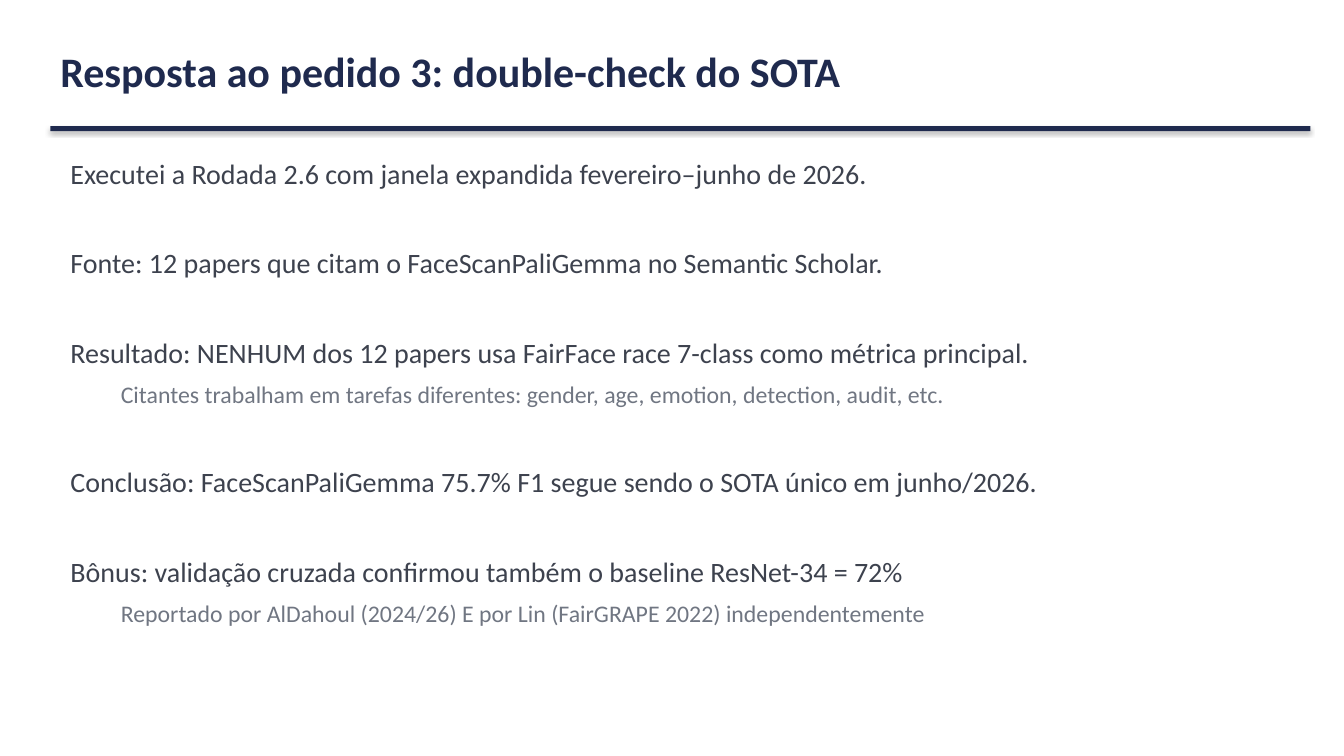
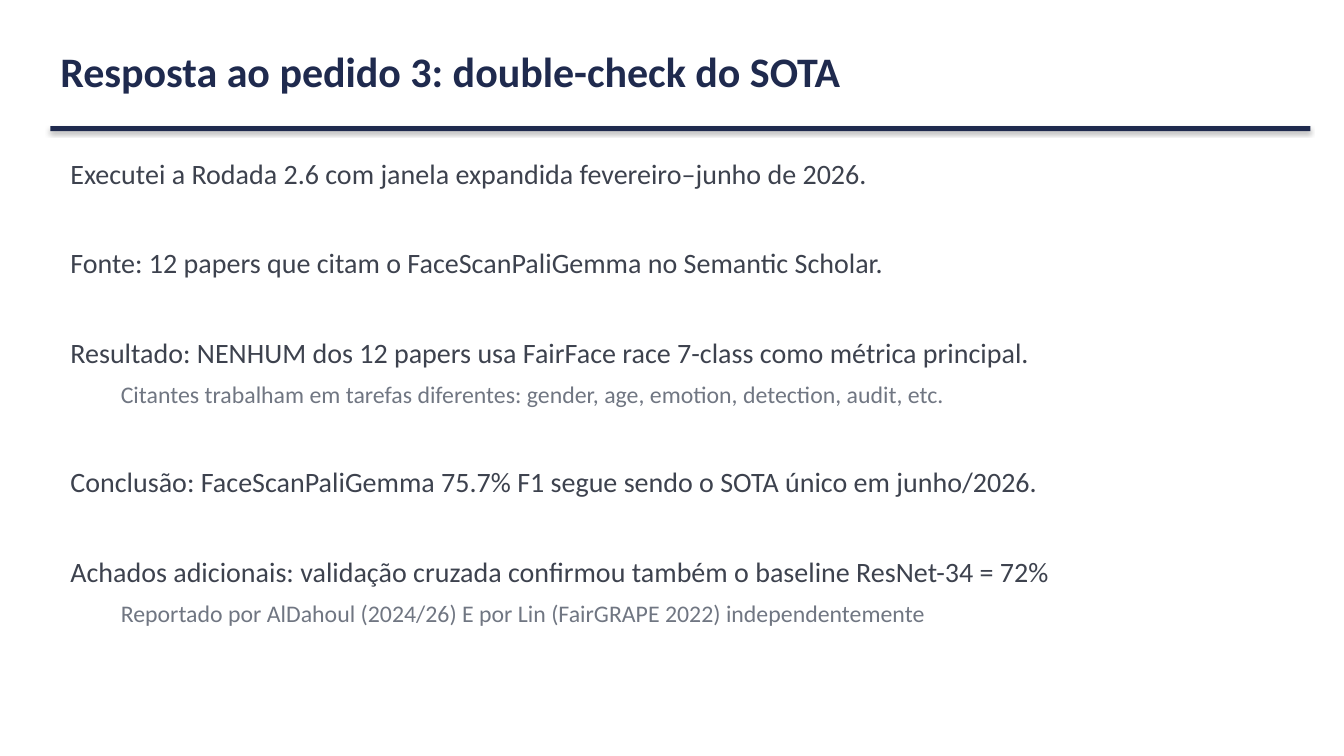
Before and after one commit to marcellozzetti/Facial-Recognition-Models-Mitigating-Bias, a slide deck: slide 10 of docs/ativo/material_reuniao_orientador_v3.2.1.pptx. Drawn at 1344x756 pixels with LibreOffice and Linux fonts; fonts in the diff are those of the drawing. Boxes give left, top, right and bottom in pixels: in the first picture for what was removed or moved away, otherwise in the second. Text is boxed around its words. In the diff, an @@ line names an element or a change of style, - is before the commit and + after.

```diff
--- a/docs/ativo/material_reuniao_orientador_v3.2.1.pptx
+++ b/docs/ativo/material_reuniao_orientador_v3.2.1.pptx
@@ text at <box>70,562,1048,587</box>: text changed @@
-Bônus: validação cruzada confirmou também o baseline ResNet-34 = 72%
+Achados adicionais: validação cruzada confirmou também o baseline ResNet-34 = 72%
```
Also in this commit, not shown: 4 other slides changed, 8 slides added, 1 slide removed, 1 other file.
